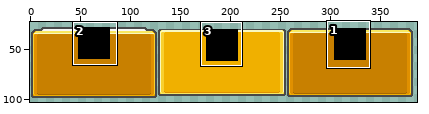
File history of a sprite sheet, DirectX11_2D_18/_Resources/Textures/Pokemon/Battle/BattleUI/Battleselectitembutton.png. Above, an overview of the earlier version with the close-up marked.
Close-up. Earlier state:
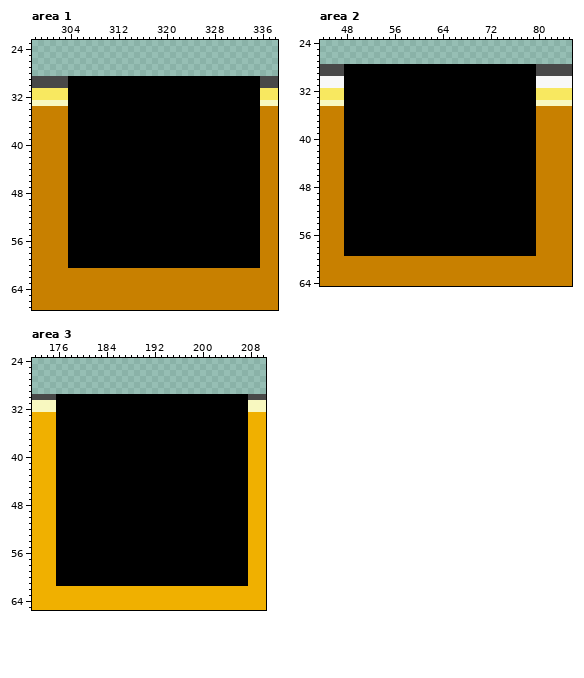
The file is 512x128 pixels. Shown: area 1: x 298..338, y 23..67; area 2: x 44..85, y 24..64; area 3: x 172..210, y 24..65. The wide view leaves out empty margins.
After:
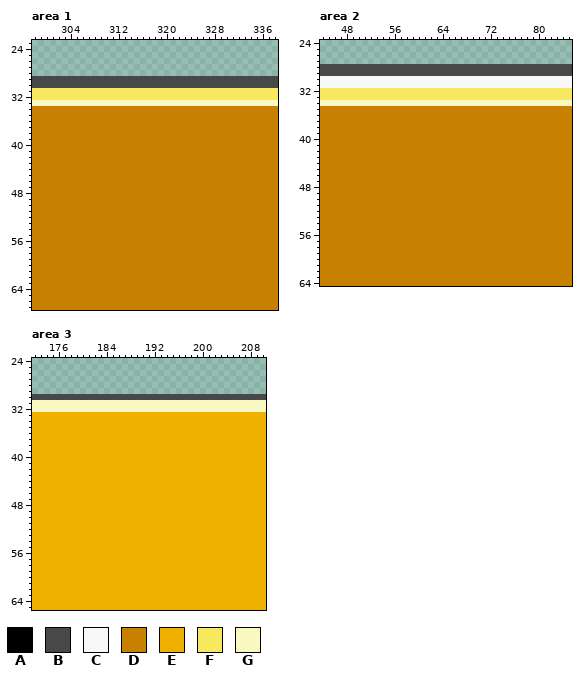
Palette (. is transparent): A #000000  B #484848  C #f8f8f8  D #c88000  E #f0b000  F #f8e860  G #f8f8c0
What changed:
Changed rows in their new state; - is an unchanged pixel.
Area 1:
first column x 304:
29 BBBBBBBBBBBBBBBBBBBBBBBBBBBBBBBB
30 BBBBBBBBBBBBBBBBBBBBBBBBBBBBBBBB
31 FFFFFFFFFFFFFFFFFFFFFFFFFFFFFFFF
32 FFFFFFFFFFFFFFFFFFFFFFFFFFFFFFFF
33 GGGGGGGGGGGGGGGGGGGGGGGGGGGGGGGG
34 DDDDDDDDDDDDDDDDDDDDDDDDDDDDDDDD
35 DDDDDDDDDDDDDDDDDDDDDDDDDDDDDDDD
36 DDDDDDDDDDDDDDDDDDDDDDDDDDDDDDDD
37 DDDDDDDDDDDDDDDDDDDDDDDDDDDDDDDD
38 DDDDDDDDDDDDDDDDDDDDDDDDDDDDDDDD
39 DDDDDDDDDDDDDDDDDDDDDDDDDDDDDDDD
40 DDDDDDDDDDDDDDDDDDDDDDDDDDDDDDDD
41 DDDDDDDDDDDDDDDDDDDDDDDDDDDDDDDD
42 DDDDDDDDDDDDDDDDDDDDDDDDDDDDDDDD
43 DDDDDDDDDDDDDDDDDDDDDDDDDDDDDDDD
44 DDDDDDDDDDDDDDDDDDDDDDDDDDDDDDDD
45 DDDDDDDDDDDDDDDDDDDDDDDDDDDDDDDD
46 DDDDDDDDDDDDDDDDDDDDDDDDDDDDDDDD
47 DDDDDDDDDDDDDDDDDDDDDDDDDDDDDDDD
48 DDDDDDDDDDDDDDDDDDDDDDDDDDDDDDDD
49 DDDDDDDDDDDDDDDDDDDDDDDDDDDDDDDD
50 DDDDDDDDDDDDDDDDDDDDDDDDDDDDDDDD
51 DDDDDDDDDDDDDDDDDDDDDDDDDDDDDDDD
52 DDDDDDDDDDDDDDDDDDDDDDDDDDDDDDDD
53 DDDDDDDDDDDDDDDDDDDDDDDDDDDDDDDD
54 DDDDDDDDDDDDDDDDDDDDDDDDDDDDDDDD
55 DDDDDDDDDDDDDDDDDDDDDDDDDDDDDDDD
56 DDDDDDDDDDDDDDDDDDDDDDDDDDDDDDDD
57 DDDDDDDDDDDDDDDDDDDDDDDDDDDDDDDD
58 DDDDDDDDDDDDDDDDDDDDDDDDDDDDDDDD
59 DDDDDDDDDDDDDDDDDDDDDDDDDDDDDDDD
60 DDDDDDDDDDDDDDDDDDDDDDDDDDDDDDDD
Area 2:
first column x 48:
28 BBBBBBBBBBBBBBBBBBBBBBBBBBBBBBBB
29 BBBBBBBBBBBBBBBBBBBBBBBBBBBBBBBB
30 CCCCCCCCCCCCCCCCCCCCCCCCCCCCCCCC
31 CCCCCCCCCCCCCCCCCCCCCCCCCCCCCCCC
32 FFFFFFFFFFFFFFFFFFFFFFFFFFFFFFFF
33 FFFFFFFFFFFFFFFFFFFFFFFFFFFFFFFF
34 GGGGGGGGGGGGGGGGGGGGGGGGGGGGGGGG
35 DDDDDDDDDDDDDDDDDDDDDDDDDDDDDDDD
36 DDDDDDDDDDDDDDDDDDDDDDDDDDDDDDDD
37 DDDDDDDDDDDDDDDDDDDDDDDDDDDDDDDD
38 DDDDDDDDDDDDDDDDDDDDDDDDDDDDDDDD
39 DDDDDDDDDDDDDDDDDDDDDDDDDDDDDDDD
40 DDDDDDDDDDDDDDDDDDDDDDDDDDDDDDDD
41 DDDDDDDDDDDDDDDDDDDDDDDDDDDDDDDD
42 DDDDDDDDDDDDDDDDDDDDDDDDDDDDDDDD
43 DDDDDDDDDDDDDDDDDDDDDDDDDDDDDDDD
44 DDDDDDDDDDDDDDDDDDDDDDDDDDDDDDDD
45 DDDDDDDDDDDDDDDDDDDDDDDDDDDDDDDD
46 DDDDDDDDDDDDDDDDDDDDDDDDDDDDDDDD
47 DDDDDDDDDDDDDDDDDDDDDDDDDDDDDDDD
48 DDDDDDDDDDDDDDDDDDDDDDDDDDDDDDDD
49 DDDDDDDDDDDDDDDDDDDDDDDDDDDDDDDD
50 DDDDDDDDDDDDDDDDDDDDDDDDDDDDDDDD
51 DDDDDDDDDDDDDDDDDDDDDDDDDDDDDDDD
52 DDDDDDDDDDDDDDDDDDDDDDDDDDDDDDDD
53 DDDDDDDDDDDDDDDDDDDDDDDDDDDDDDDD
54 DDDDDDDDDDDDDDDDDDDDDDDDDDDDDDDD
55 DDDDDDDDDDDDDDDDDDDDDDDDDDDDDDDD
56 DDDDDDDDDDDDDDDDDDDDDDDDDDDDDDDD
57 DDDDDDDDDDDDDDDDDDDDDDDDDDDDDDDD
58 DDDDDDDDDDDDDDDDDDDDDDDDDDDDDDDD
59 DDDDDDDDDDDDDDDDDDDDDDDDDDDDDDDD
Area 3:
first column x 176:
30 BBBBBBBBBBBBBBBBBBBBBBBBBBBBBBBB
31 GGGGGGGGGGGGGGGGGGGGGGGGGGGGGGGG
32 GGGGGGGGGGGGGGGGGGGGGGGGGGGGGGGG
33 EEEEEEEEEEEEEEEEEEEEEEEEEEEEEEEE
34 EEEEEEEEEEEEEEEEEEEEEEEEEEEEEEEE
35 EEEEEEEEEEEEEEEEEEEEEEEEEEEEEEEE
36 EEEEEEEEEEEEEEEEEEEEEEEEEEEEEEEE
37 EEEEEEEEEEEEEEEEEEEEEEEEEEEEEEEE
38 EEEEEEEEEEEEEEEEEEEEEEEEEEEEEEEE
39 EEEEEEEEEEEEEEEEEEEEEEEEEEEEEEEE
40 EEEEEEEEEEEEEEEEEEEEEEEEEEEEEEEE
41 EEEEEEEEEEEEEEEEEEEEEEEEEEEEEEEE
42 EEEEEEEEEEEEEEEEEEEEEEEEEEEEEEEE
43 EEEEEEEEEEEEEEEEEEEEEEEEEEEEEEEE
44 EEEEEEEEEEEEEEEEEEEEEEEEEEEEEEEE
45 EEEEEEEEEEEEEEEEEEEEEEEEEEEEEEEE
46 EEEEEEEEEEEEEEEEEEEEEEEEEEEEEEEE
47 EEEEEEEEEEEEEEEEEEEEEEEEEEEEEEEE
48 EEEEEEEEEEEEEEEEEEEEEEEEEEEEEEEE
49 EEEEEEEEEEEEEEEEEEEEEEEEEEEEEEEE
50 EEEEEEEEEEEEEEEEEEEEEEEEEEEEEEEE
51 EEEEEEEEEEEEEEEEEEEEEEEEEEEEEEEE
52 EEEEEEEEEEEEEEEEEEEEEEEEEEEEEEEE
53 EEEEEEEEEEEEEEEEEEEEEEEEEEEEEEEE
54 EEEEEEEEEEEEEEEEEEEEEEEEEEEEEEEE
55 EEEEEEEEEEEEEEEEEEEEEEEEEEEEEEEE
56 EEEEEEEEEEEEEEEEEEEEEEEEEEEEEEEE
57 EEEEEEEEEEEEEEEEEEEEEEEEEEEEEEEE
58 EEEEEEEEEEEEEEEEEEEEEEEEEEEEEEEE
59 EEEEEEEEEEEEEEEEEEEEEEEEEEEEEEEE
60 EEEEEEEEEEEEEEEEEEEEEEEEEEEEEEEE
61 EEEEEEEEEEEEEEEEEEEEEEEEEEEEEEEE
Boxes around the changes in both close-ups, in picture pixels (x1, y1, x2, y2):
changed: (68, 76, 260, 268)
changed: (344, 64, 536, 256)
changed: (56, 394, 248, 586)
